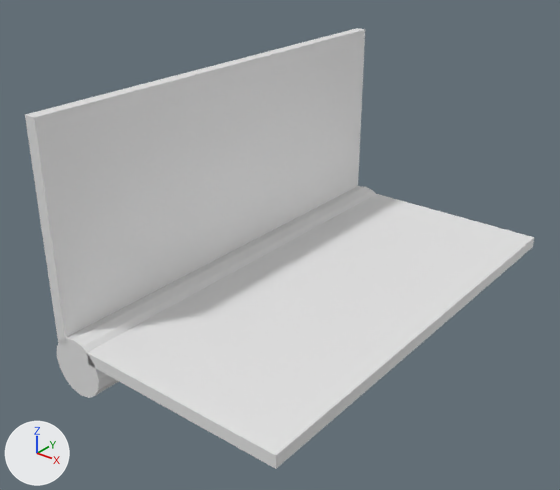
Two versions of the OBJ model assets/hardware/hinge_dcb8da44bf.obj, one commit apart.
Before and after are seen from a 50 mm camera at (0.1224, -0.1393, 0.0979) aimed at (0.0186, -0.0095, 0.0174). Arrows for +X, +Y and +Z are at lower left; the lights stay in place. The picture after the commit comes second. Where no turn or scale is listed for an object, it has been applied to the vertices.

In view in the first picture: 'hinge_dcb8da44bf'.
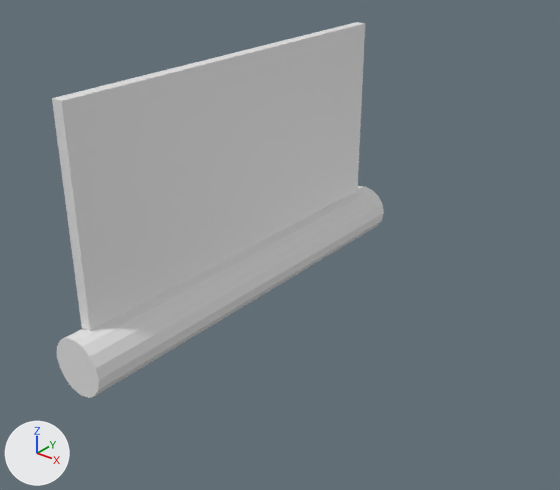
The change in detail:
me_hinge_dcb8da44bf is used by ob_hinge_dcb8da44bf; location (0.0, 0.0, 0.0).
me_hinge_dcb8da44bf had 50 vertices, 88 faces and spanned x -0.0072..0.0556, y -0.057..0.057, z -0.0072..0.0556.
me_hinge_dcb8da44bf now has 42 vertices, 76 faces and spans x -0.0072..0.0072, y -0.057..0.057, z -0.0072..0.0583.
Part 1, on me_hinge_dcb8da44bf:
14 vertices are removed from x -0.0058..0.0556, y -0.057..0.057, z 0.0028..0.0556.
24 faces are deleted.
2 vertices move from x 0.0043, y -0.057..0.057, z 0.0028 to x -0.003, y -0.0524..0.0524, z 0.007.
6 vertices are added at (-0.003, -0.0524, 0.0583), (0.0, -0.0524, 0.007), (0.0, -0.0524, 0.0583), (-0.003, 0.0524, 0.0583), (0.0, 0.0524, 0.007), (0.0, 0.0524, 0.0583).
12 new faces join them.

Location of each change, (x1, y1, x2, y2) in pixels of the pictures (560 x 490 px):
'hinge_dcb8da44bf', reshaped (35% narrower, 15% shorter): before (25, 28, 534, 469); after (52, 22, 384, 398)
part 1 of me_hinge_dcb8da44bf, reshaped: before (25, 28, 534, 469); after (52, 22, 365, 331)
